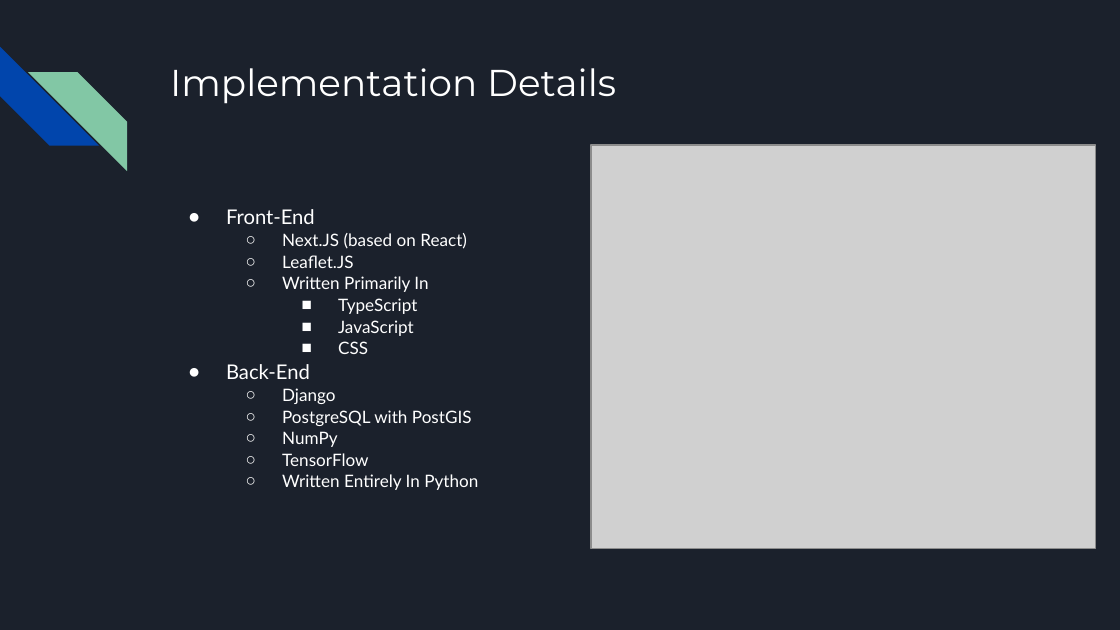
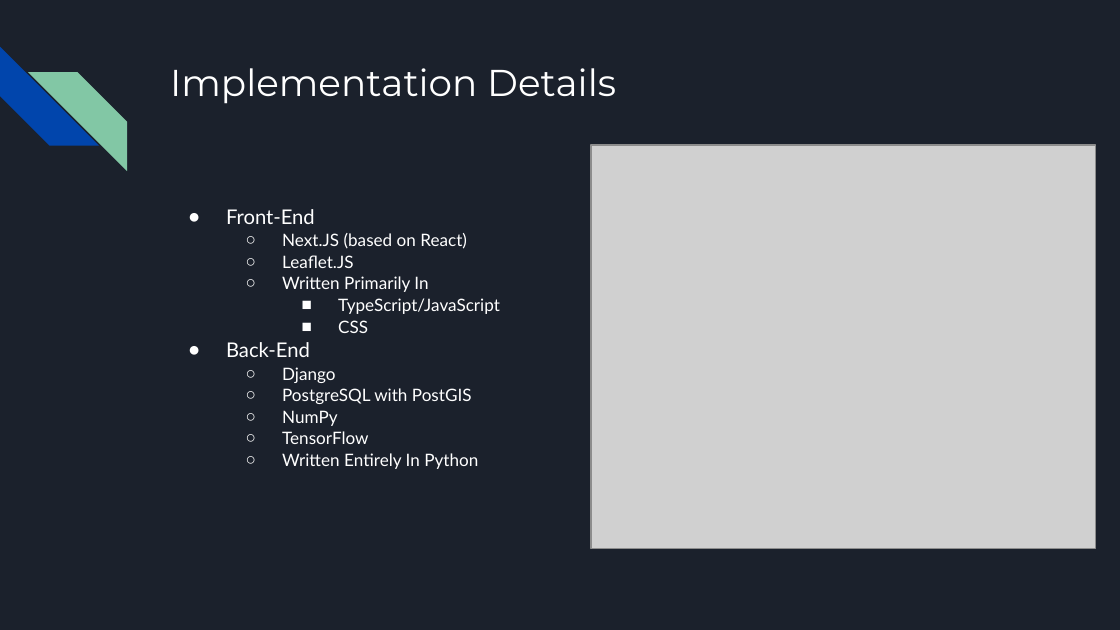
Before and after one commit to ethanl21/calsafe, a slide deck: slide 3 of Progress Screenshots/CalSafe Midterm Presentation.pptx (slide 4 before the commit). Drawn at 1120x630 pixels with LibreOffice and Linux fonts; fonts in the diff are those of the drawing; grey boxes stand for pictures. Boxes give left, top, right and bottom in pixels: in the first picture for what was removed or moved away, otherwise in the second. Text is boxed around its words. In the diff, an @@ line names an element or a change of style, - is before the commit and + after.

Commit message:
PP Changes

```diff
--- a/Progress Screenshots/CalSafe Midterm Presentation.pptx
+++ b/Progress Screenshots/CalSafe Midterm Presentation.pptx
@@ text at (338,298,500,314): text changed @@
-    ■ TypeScript
-    ■ JavaScript
+    ■ TypeScript/JavaScript
```
Also in this commit, not shown: 1 other slide changed, 1 slide removed.
